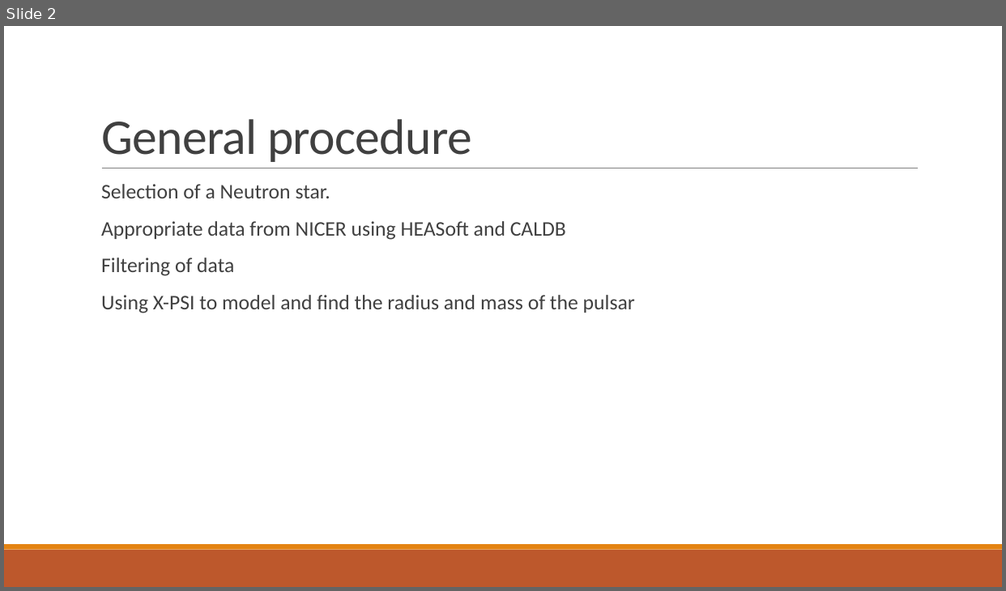
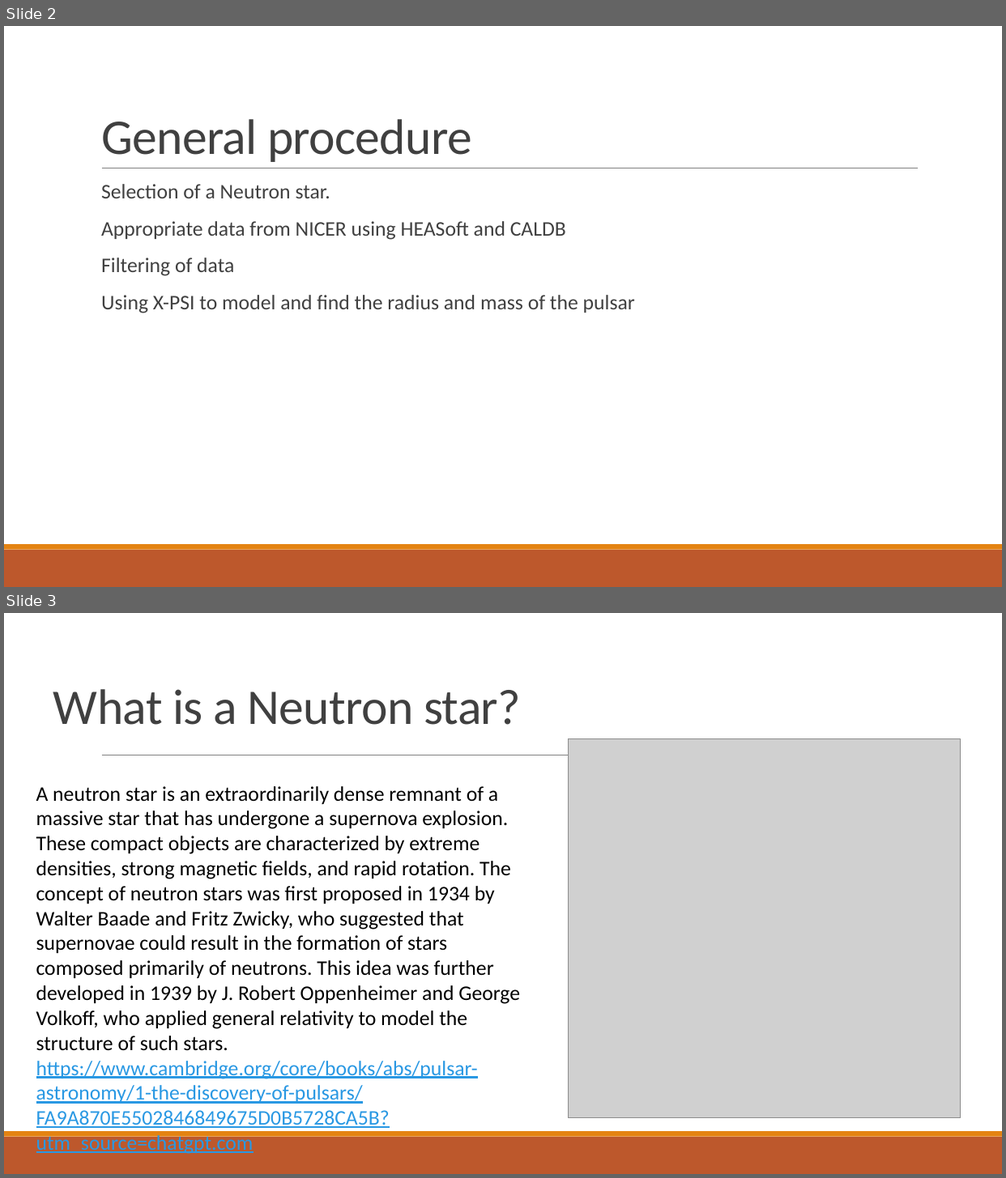
Before and after one commit to Avanee03/PPM-of-Neutron-star-Unveiling-hot-spot-geometry, a slide deck: Initial presentation.pptx. Shown one above the other, each under a label of ours: slide 2 before the commit, slides 2 and 3 after it. The pictures are 1006x591 and 1006x1178 pixels, drawn with LibreOffice and Linux fonts; fonts in the diff are those of the drawing; grey boxes stand for pictures. Boxes give left, top, right and bottom in pixels: in the first picture for what was removed or moved away, otherwise in the second. Text is boxed around its words. In the diff, an @@ line names an element or a change of style, - is before the commit and + after.

```diff
--- a/Initial presentation.pptx
+++ b/Initial presentation.pptx
@@ slide 3 added at [4, 613, 1002, 1174], background #FFFFFF; not listed: 3 template elements that a slide beside it also shows @@
@@ title added at [53, 689, 521, 725], 48 pt, text #404040 @@
+What is a Neutron star?
@@ picture added at [569, 739, 961, 1118] @@
@@ text added at [36, 786, 520, 1154], 20 pt, text #000000 @@
+A neutron star is an extraordinarily dense remnant of a massive star that has undergone a supernova explosion. These compact objects are characterized by extreme densities, strong magnetic fields, and rapid rotation. The concept of neutron stars was first proposed in 1934 by Walter Baade and Fritz Zwicky, who suggested that supernovae could result in the formation of stars composed primarily of neutrons. This idea was further developed in 1939 by J. Robert Oppenheimer and George Volkoff, who applied general relativity to model the structure of such stars.
+https://www.cambridge.org/core/books/abs/pulsar-astronomy/1-the-discovery-of-pulsars/FA9A870E5502846849675D0B5728CA5B?utm_source=chatgpt.com
```
Also in this commit, not shown: 31 other slides added.
